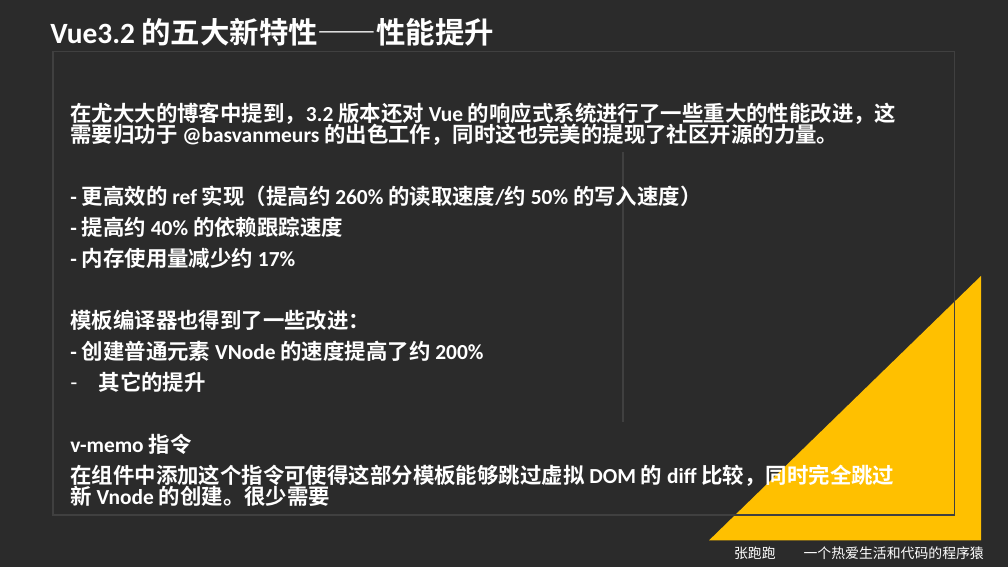
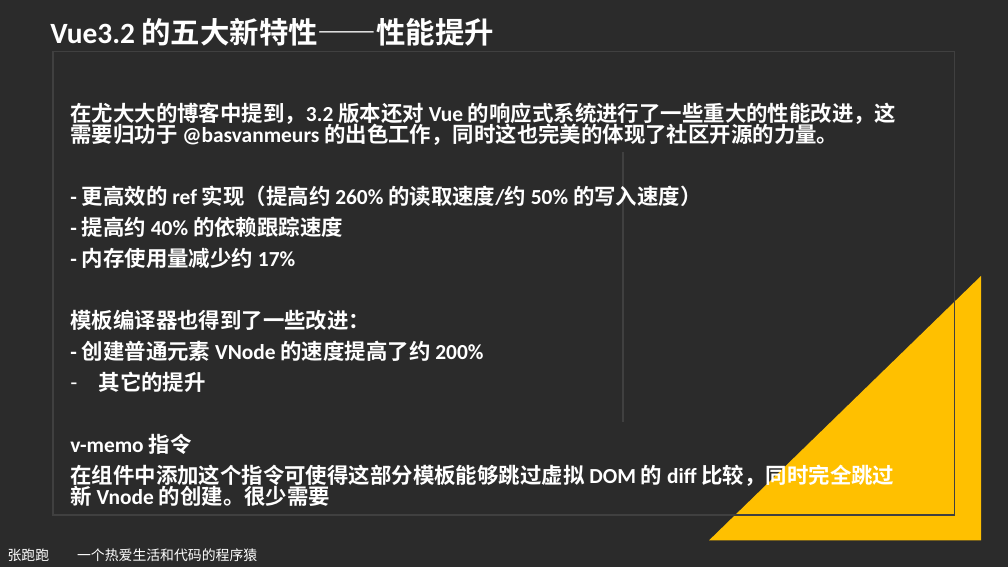
Before and after one commit to iyuangang/web-study-record, a slide deck: slide 16 of Vue/Vue3.2-released/vue3.2详细教程.pptx (slide 7 before the commit). Drawn at 1008x567 pixels with LibreOffice and Linux fonts; fonts in the diff are those of the drawing; background and template pictures are left out; a plain dark background stands for a picture behind light text. Boxes give left, top, right and bottom in pixels: in the first picture for what was removed or moved away, otherwise in the second. Text is boxed around its words. In the diff, an @@ line names an element or a change of style, - is before the commit and + after.

```diff
--- a/Vue/Vue3.2-released/vue3.2详细教程.pptx
+++ b/Vue/Vue3.2-released/vue3.2详细教程.pptx
@@ subtitle at (70, 102, 896, 145): text changed @@
-在尤大大的博客中提到，3.2 版本还对 Vue 的响应式系统进行了一些重大的性能改进，这需要归功于 @basvanmeurs 的出色工作，同时这也完美的提现了社区开源的力量。
+在尤大大的博客中提到，3.2 版本还对 Vue 的响应式系统进行了一些重大的性能改进，这需要归功于 @basvanmeurs 的出色工作，同时这也完美的体现了社区开源的力量。
@@ text "张跑跑 一个热爱生活和代码的程序猿": place and size @@
-text "张跑跑 一个热爱生活和代码的程序猿" at (734, 546, 984, 559)
+text "张跑跑 一个热爱生活和代码的程序猿" at (8, 548, 257, 561)
```
Also in this commit, not shown: 7 other slides changed, 9 slides added, 9 other files.
